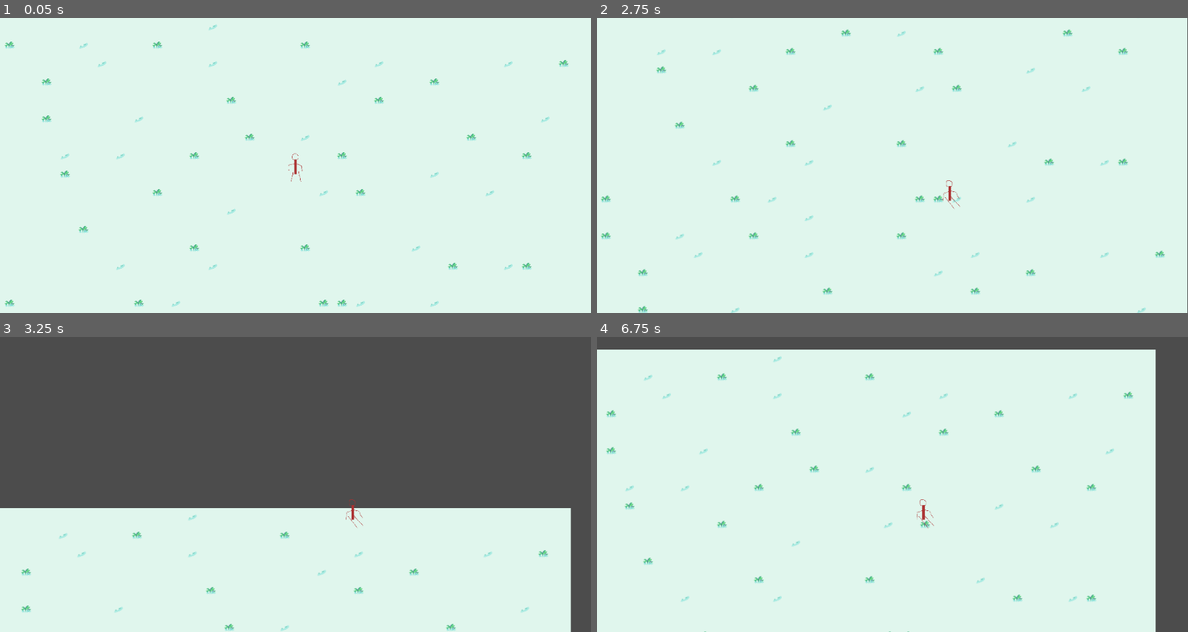
Above: before the commit, frames 1-4 (two rows, left to right).
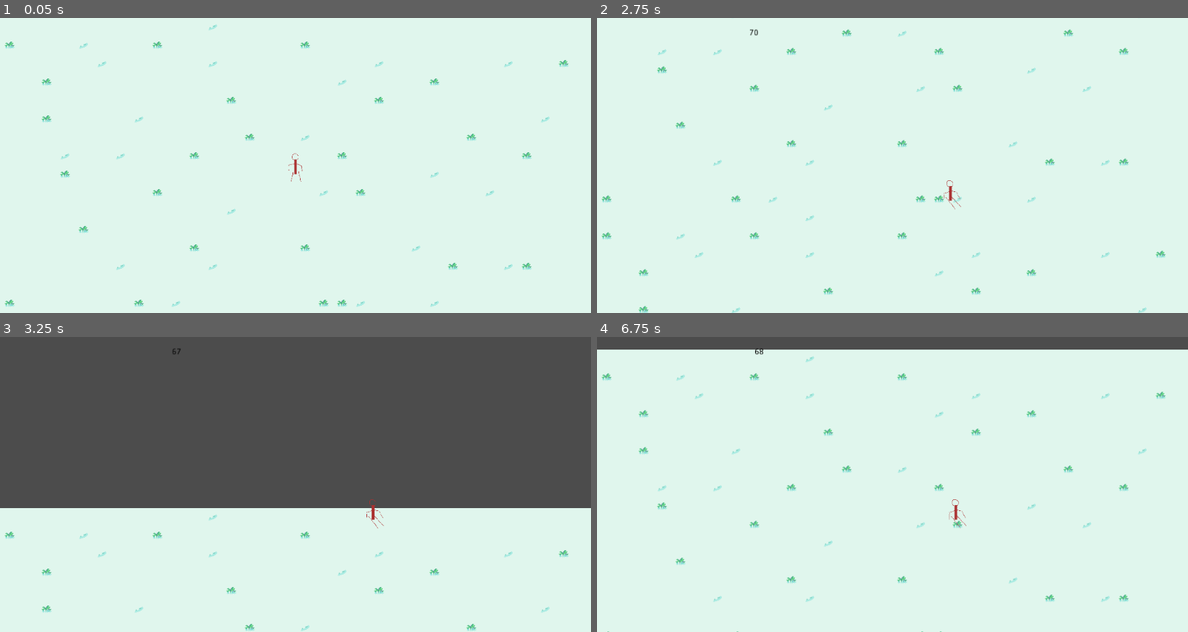
Above: after the commit, the same moments.

Repository: roycocup/ski
Game: Godot game, scene res://Scenes/World.tscn
The game is run twice, just before and just after one commit, with the same random seed, the same clock (stepped at 60 frames per second) and the same inputs.
Inputs:
- Up to frame 1 (0.05 s): no input
- Up to frame 2 (2.75 s): hold Right (ui_right) 0.53-1.28 s; hold Down 1.28-2.03 s; hold Right (ui_right) from 2.03 s (still down)
- Up to frame 3 (3.25 s): keep holding Right (ui_right)
- Up to frame 4 (6.75 s): release Right (ui_right) at 3.53 s; hold Left 3.53-5.03 s; hold Down 5.03-5.78 s; hold Right (ui_right) from 5.78 s (still down)

Frame 1 is identical in both runs. In frame 2, 0.9% of the frame differs, in the area x 0-100%, y 0-100%; in frame 3, 2.5%; in frame 4, 7.1%, in the area x 0-100%, y 4-100%.

Commit message:
more

Diff:
--- /dev/null
+++ b/Scenes/HUD.tscn
@@ -0,0 +1,22 @@
+[gd_scene format=2]
+
+[node name="Player_Speed" type="Label"]
+
+anchor_left = 0.0
+anchor_top = 0.0
+anchor_right = 0.0
+anchor_bottom = 0.0
+margin_right = 40.0
+margin_bottom = 14.0
+rect_pivot_offset = Vector2( 0, 0 )
+rect_clip_content = false
+mouse_filter = 2
+mouse_default_cursor_shape = 0
+size_flags_horizontal = 1
+size_flags_vertical = 4
+custom_colors/font_color = Color( 0, 0, 0, 1 )
+text = "100"
+percent_visible = 1.0
+lines_skipped = 0
+max_lines_visible = -1
+_sections_unfolded = [ "custom_colors" ]
--- a/Scenes/Player.tscn
+++ b/Scenes/Player.tscn
@@ -1,7 +1,8 @@
-[gd_scene load_steps=3 format=2]
+[gd_scene load_steps=4 format=2]
 
 [ext_resource path="res://Scripts/Player.gd" type="Script" id=1]
 [ext_resource path="res://Assets/Edited/skier.png" type="Texture" id=2]
+[ext_resource path="res://Scenes/HUD.tscn" type="PackedScene" id=3]
 
 [node name="Player" type="RigidBody2D" index="0"]
 
@@ -23,7 +24,7 @@
 linear_velocity = Vector2( 0, 0 )
 linear_damp = -1.0
 angular_velocity = 0.0
-angular_damp = -1.0
+angular_damp = 0.0
 script = ExtResource( 1 )
 _sections_unfolded = [ "Angular", "Applied Forces", "Linear" ]
 speed = 100
@@ -42,11 +43,11 @@
 rotating = false
 current = false
 zoom = Vector2( 1, 1 )
-limit_left = -10000000
+limit_left = 0
 limit_top = -10000000
-limit_right = 10000000
+limit_right = 1024
 limit_bottom = 10000000
-limit_smoothed = false
+limit_smoothed = true
 drag_margin_h_enabled = true
 drag_margin_v_enabled = true
 smoothing_enabled = false
@@ -60,3 +61,11 @@
 editor_draw_screen = true
 editor_draw_limits = false
 editor_draw_drag_margin = false
+_sections_unfolded = [ "Limit" ]
+
+[node name="Player_Speed" parent="Camera2D" index="0" instance=ExtResource( 3 )]
+
+margin_left = -352.0
+margin_top = -288.0
+margin_right = -312.0
+margin_bottom = -274.0
--- a/Scripts/Player.gd
+++ b/Scripts/Player.gd
@@ -22,12 +22,27 @@
 func input_listen(delta):
 	pos = Vector2()
 	if Input.is_action_just_pressed("ui_right"):
+		if status == statuses.RIGHT1:
+			status = statuses.RIGHT2
+			region = {x=276, y=11, w=83, h=74}
+			linear_damp = .5
+		else:
+			status = statuses.RIGHT1
+			region = {x=158, y=10, w=60, h=100}
+			linear_damp = .1
 		linear_velocity = Vector2(speed * .75, speed * .75)
-		animate_turn_45()
+		set_animate_region()
 	if Input.is_key_pressed(KEY_LEFT):
+		if status == statuses.LEFT1:
+			status = statuses.LEFT2
+			region = {x=276, y=11, w=83, h=74}
+		else:
+			status = statuses.LEFT1
+			region = {x=158, y=10, w=60, h=100}
 		linear_velocity = Vector2(-speed * .75, speed * .75)
-		animate_turn_45(true)
+		set_animate_region(true)
 	if Input.is_key_pressed(KEY_DOWN):
+		status = statuses.RESET
 		linear_velocity = Vector2(0, speed)
 		animate_reset()
 
@@ -35,20 +50,15 @@
 	region = {x=35, y=10, w=49, h=97}
 	$Sprite.region_rect.position = Vector2(region.x, region.y)
 	$Sprite.region_rect.size = Vector2(region.w, region.h)
+	linear_damp = -1
+	toggle_direction()
 
-func animate_turn_45(mirror = false):
-	region = {x=158, y=10, w=60, h=100}
+func set_animate_region(mirror = false):
 	$Sprite.region_rect.position = Vector2(region.x, region.y)
 	$Sprite.region_rect.size = Vector2(region.w, region.h)
-	if (mirror):
-		$Sprite.scale.x = -.5
-	else:
-		$Sprite.scale.x = .5
+	toggle_direction(mirror)
 
-func animate_turn_90(mirror = false):
-	region = {x=276, y=11, w=83, h=74}
-	$Sprite.region_rect.position = Vector2(region.x, region.y)
-	$Sprite.region_rect.size = Vector2(region.w, region.h)
+func toggle_direction(mirror = false):
 	if (mirror):
 		$Sprite.scale.x = -.5
 	else:
--- a/Scripts/World.gd
+++ b/Scripts/World.gd
@@ -3,6 +3,8 @@
 var cur_camera
 var cur_background_y
 var bottom_background_y
+
+var hud
 
 func _ready():
 	$Player/Camera2D.make_current()
@@ -12,6 +14,7 @@
 
 func _process(delta):
 	quit_button()
+	$Player/Camera2D/Player_Speed.text = String(round($Player.linear_velocity.y))
 	background_follow()
 
 func quit_button():
